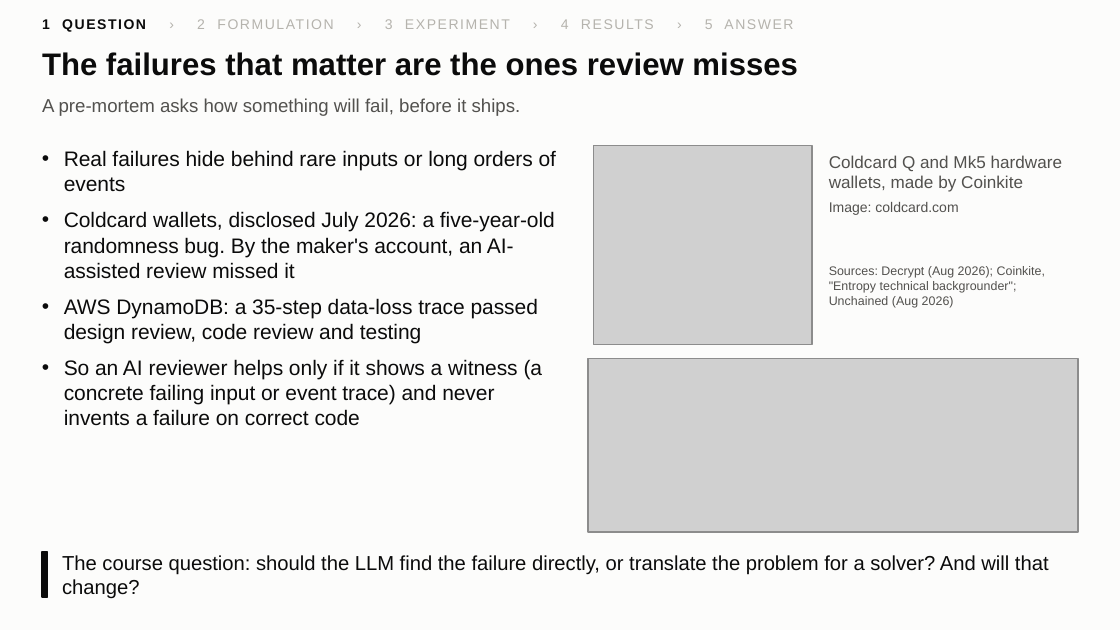
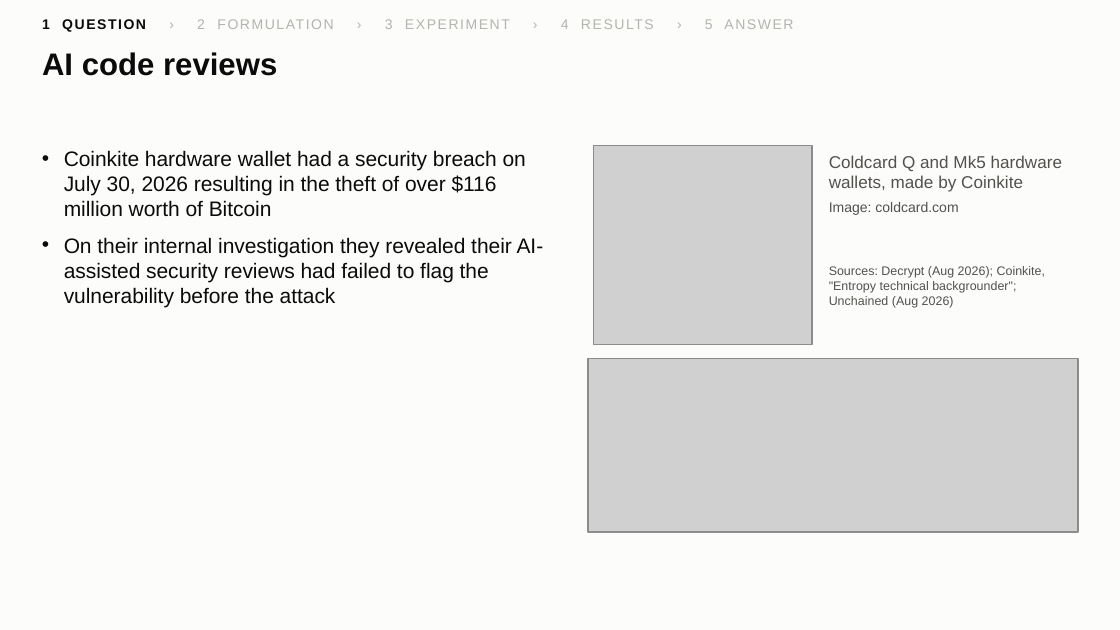
Before and after one commit to yxshrk/System-Failure-Detector, a slide deck: slide 2 of results/figures/slides/premortem_slides.pptx. Drawn at 1120x630 pixels with LibreOffice and Linux fonts; fonts in the diff are those of the drawing; grey boxes stand for pictures. Boxes give left, top, right and bottom in pixels: in the first picture for what was removed or moved away, otherwise in the second. Text is boxed around its words. In the diff, an @@ line names an element or a change of style, - is before the commit and + after.

```diff
--- a/results/figures/slides/premortem_slides.pptx
+++ b/results/figures/slides/premortem_slides.pptx
@@ text at box(42, 52, 277, 76): text changed @@
-The failures that matter are the ones review misses
+AI code reviews
@@ text removed at box(42, 98, 521, 116) @@
-A pre-mortem asks how something will fail, before it ships.
@@ text at box(64, 150, 544, 307): text changed @@
-• Real failures hide behind rare inputs or long orders of events
-• Coldcard wallets, disclosed July 2026: a five-year-old randomness bug. By the maker's account, an AI-assisted review missed it
-• AWS DynamoDB: a 35-step data-loss trace passed design review, code review and testing
-• So an AI reviewer helps only if it shows a witness (a concrete failing input or event trace) and never invents a failure on correct code
+• Coinkite hardware wallet had a security breach on July 30, 2026 resulting in the theft of over $116 million worth of Bitcoin
+• On their internal investigation they revealed their AI-assisted security reviews had failed to flag the vulnerability before the attack
@@ rectangle removed at box(43, 552, 48, 597) @@
@@ text removed at box(62, 555, 1049, 599) @@
-The course question: should the LLM find the failure directly, or translate the problem for a solver? And will that change?
```
Also in this commit, not shown: 1 other slide changed, 5 other files.
